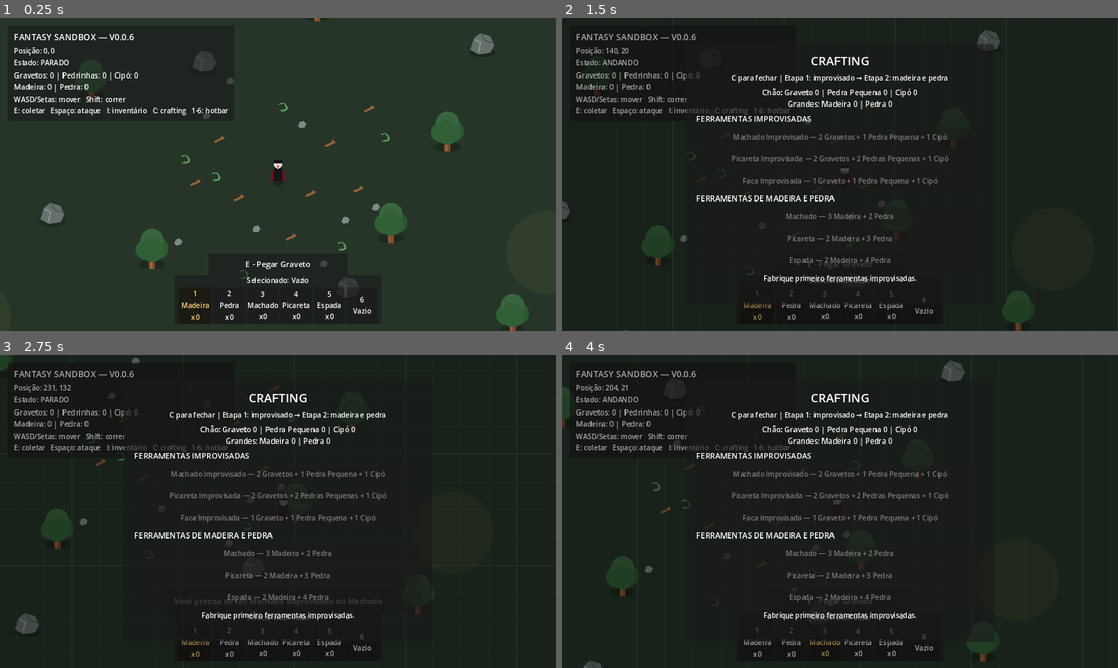
Above: before the commit, frames 1-4 (two rows, left to right).
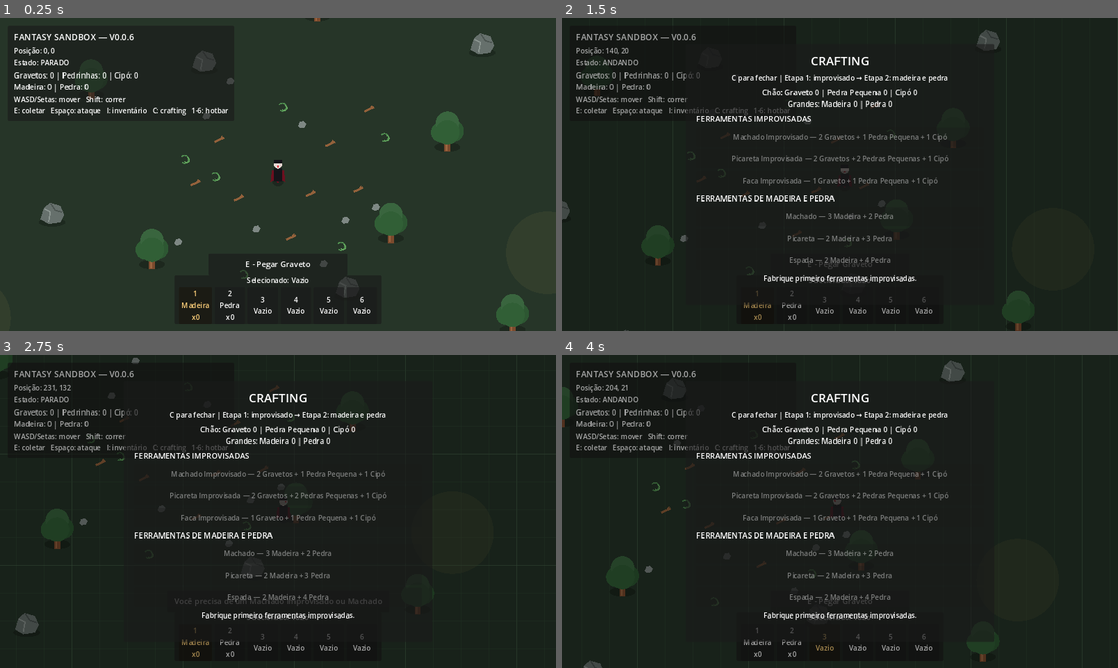
Above: after the commit, the same moments.

Repository: janduyankiingles-ops/Fantasy-Sandbox
Game: Godot game, scene res://scenes/main.tscn
Two runs of this game, one before a commit and one after it. Both use one fixed random seed, a clock stepped at 60 frames per second and the inputs below.
Inputs:
- Up to frame 1 (0.25 s): no input
- Up to frame 2 (1.5 s): tap Enter at 0.5 s; hold D 0.53-1.28 s; tap I at 0.6 s; tap Space at 0.77 s; hold S from 1.28 s (still down); tap C at 1.35 s
- Up to frame 3 (2.75 s): tap Space at 1.52 s; release S at 2.03 s; hold D from 2.03 s (still down); tap 1 at 2.1 s
- Up to frame 4 (4 s): release D at 2.78 s; hold W 2.78-3.53 s; tap 2 at 2.85 s; tap Space at 3.02, 3.77 s; hold A from 3.53 s (still down); tap 3 at 3.6 s

The runs differ from the first frame. In frame 1, 0.4% of the frame differs, in the area x 33-67%, y 87-97%; in frame 2, 0.4%; in frame 3, 0.4%; in frame 4, 0.4%.
Error in both runs: Invalid call to function 'refresh_inventory (via call)' in base 'Control (inventory_ui.gd)'. Expected 1 arguments. (res://scripts/main.gd:102)

Commit message:
v0.0.7: default hotbar slots to empty

Diff:
--- a/scenes/hotbar_ui.tscn
+++ b/scenes/hotbar_ui.tscn
@@ -32,7 +32,7 @@
 
 [node name="SelectedLabel" type="Label" parent="HotbarBox/VBox"]
 layout_mode = 2
-text = "Selecionado: Madeira"
+text = "Selecionado: Vazio"
 horizontal_alignment = 1
 
 [node name="Slots" type="HBoxContainer" parent="HotbarBox/VBox"]
@@ -106,7 +106,7 @@
 
 [node name="Label" type="Label" parent="HotbarBox/VBox/Slots/Slot3"]
 layout_mode = 2
-text = "3\nMachado\nx0"
+text = "3\nVazio"
 horizontal_alignment = 1
 vertical_alignment = 1
 
@@ -116,7 +116,7 @@
 
 [node name="Label" type="Label" parent="HotbarBox/VBox/Slots/Slot4"]
 layout_mode = 2
-text = "4\nPicareta\nx0"
+text = "4\nVazio"
 horizontal_alignment = 1
 vertical_alignment = 1
 
@@ -126,7 +126,7 @@
 
 [node name="Label" type="Label" parent="HotbarBox/VBox/Slots/Slot5"]
 layout_mode = 2
-text = "5\nEspada\nx0"
+text = "5\nVazio"
 horizontal_alignment = 1
 vertical_alignment = 1
 
